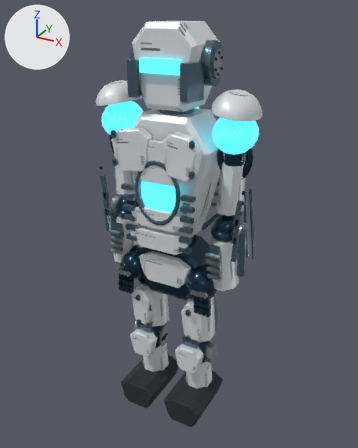
Two versions of the glTF model public/assets/participants/light-sport-robot-lod0.glb, one commit apart.
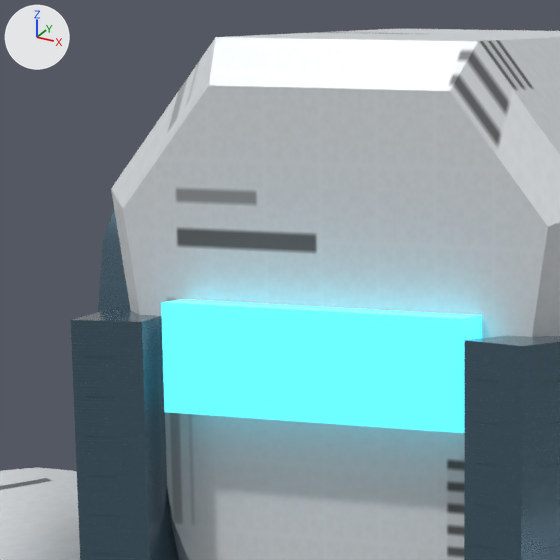
The first picture shows the older version from a 50 mm camera at (1.37, -2.46, 2.34) aimed at (0.0, 0.03, 1.1). The close-ups show the older and then the newer version on the part from 33% to 54% of the width and 4% to 21% of the height of that picture. Only the edits that show in the close-ups are written down. Arrows for +X, +Y and +Z are at upper left; the lights stay in place.

Names of what the first close-up shows: 'robot:cheek:-1', 'robot:cheek:1', 'robot:ear:hub:-1', 'robot:head', 'robot:identity:visor', 'robot:shoulder:cap:-1'.
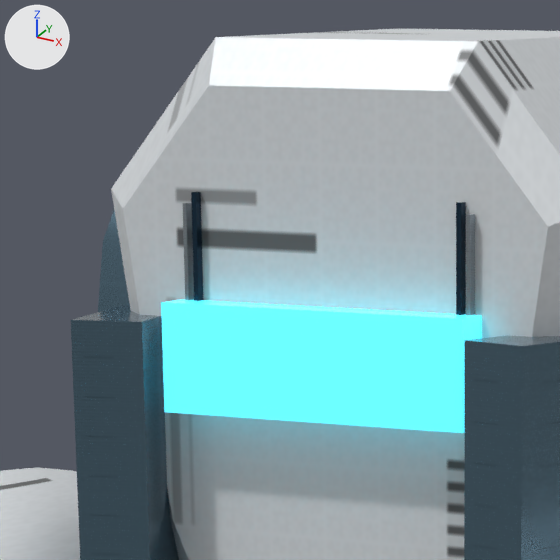
Boxes (x1, y1, x2, y2) around the edits, measured in the close-ups (560 x 560 px):
```json
{"object": "robot:helmet:temple-seam:1", "change": "added", "after": [456, 202, 466, 315], "on screen": "blue"}
{"object": "robot:helmet:temple-seam:-1", "change": "added", "after": [191, 192, 203, 301], "on screen": "blue"}
{"object": "robot:helmet:temple-edge:1", "change": "added", "after": [466, 214, 475, 315]}
{"object": "robot:helmet:temple-edge:-1", "change": "added", "after": [183, 203, 194, 300]}
```

Scene script edits in JSON lines:
```json
{"op": "add", "block": "me_robot_helmet_temple_edge_1", "code": ["me_robot_helmet_temple_edge_1 = bpy.data.meshes.new('robot:helmet:temple-edge:1')", "me_robot_helmet_temple_edge_1.from_pydata(...)  # a box spanning x 0.1125..0.1155, y -0.1595..-0.1525, z 2.0775..2.1625", "me_robot_helmet_temple_edge_1.materials.append(mat_hardware)"]}
{"op": "add", "block": "me_robot_helmet_temple_seam_1", "code": ["me_robot_helmet_temple_seam_1 = bpy.data.meshes.new('robot:helmet:temple-seam:1')", "me_robot_helmet_temple_seam_1.from_pydata(...)  # a box spanning x 0.1045..0.1083, y -0.1591..-0.1529, z 2.07..2.17", "me_robot_helmet_temple_seam_1.materials.append(mat_joint)"]}
{"op": "add", "block": "me_robot_helmet_temple_edge__1", "code": ["me_robot_helmet_temple_edge__1 = bpy.data.meshes.new('robot:helmet:temple-edge:-1')", "me_robot_helmet_temple_edge__1.from_pydata(...)  # a box spanning x -0.1155..-0.1125, y -0.1595..-0.1525, z 2.0775..2.1625", "me_robot_helmet_temple_edge__1.materials.append(mat_hardware)"]}
{"op": "add", "block": "me_robot_helmet_temple_seam__1", "code": ["me_robot_helmet_temple_seam__1 = bpy.data.meshes.new('robot:helmet:temple-seam:-1')", "me_robot_helmet_temple_seam__1.from_pydata(...)  # a box spanning x -0.1083..-0.1045, y -0.1591..-0.1529, z 2.07..2.17", "me_robot_helmet_temple_seam__1.materials.append(mat_joint)"]}
{"op": "add", "block": "ob_robot_helmet_temple_edge_1", "code": ["ob_robot_helmet_temple_edge_1 = bpy.data.objects.new('robot:helmet:temple-edge:1', me_robot_helmet_temple_edge_1)", "ob_robot_helmet_temple_edge_1.location = (0.0, 0.0, 0.0)"]}
{"op": "add", "block": "ob_robot_helmet_temple_seam_1", "code": ["ob_robot_helmet_temple_seam_1 = bpy.data.objects.new('robot:helmet:temple-seam:1', me_robot_helmet_temple_seam_1)", "ob_robot_helmet_temple_seam_1.location = (0.0, 0.0, 0.0)"]}
{"op": "add", "block": "ob_robot_helmet_temple_edge__1", "code": ["ob_robot_helmet_temple_edge__1 = bpy.data.objects.new('robot:helmet:temple-edge:-1', me_robot_helmet_temple_edge__1)", "ob_robot_helmet_temple_edge__1.location = (0.0, 0.0, 0.0)"]}
{"op": "add", "block": "ob_robot_helmet_temple_seam__1", "code": ["ob_robot_helmet_temple_seam__1 = bpy.data.objects.new('robot:helmet:temple-seam:-1', me_robot_helmet_temple_seam__1)", "ob_robot_helmet_temple_seam__1.location = (0.0, 0.0, 0.0)"]}
```
